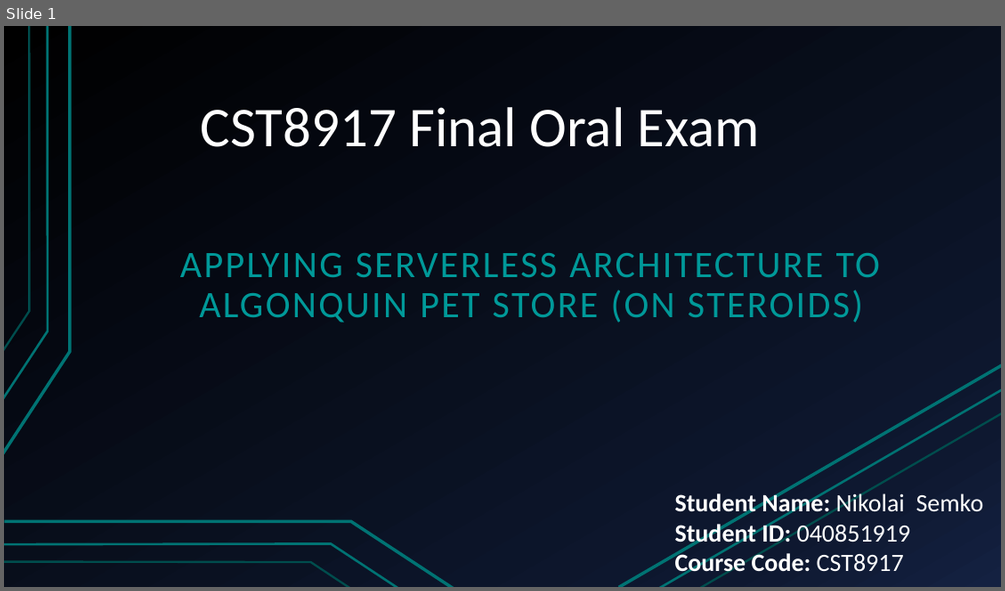
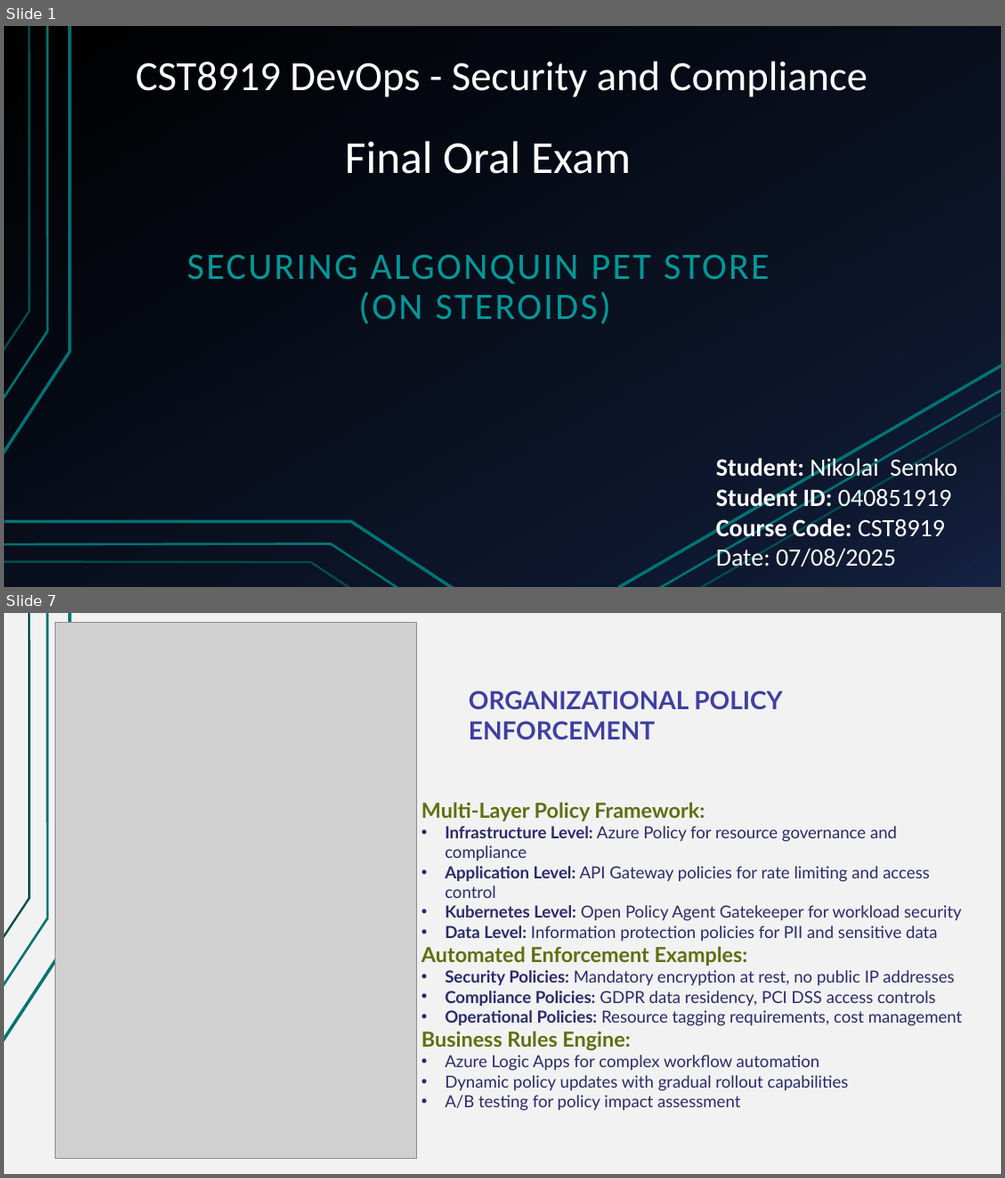
Before and after one commit to Nikolai-Semko/CST8919_Final_Oral_Exam, a slide deck: CST8919_Final_Oral_Exam_Presentation.pptx. Shown one above the other, each under a label of ours: slide 1 before the commit, slides 1 and 7 after it; the slides between them are not shown. The pictures are 1005x591 and 1005x1178 pixels, drawn with LibreOffice and Linux fonts; fonts in the diff are those of the drawing; grey boxes stand for pictures. Boxes give left, top, right and bottom in pixels: in the first picture for what was removed or moved away, otherwise in the second. Text is boxed around its words. In the diff, an @@ line names an element or a change of style, - is before the commit and + after.

```diff
--- a/CST8919_Final_Oral_Exam_Presentation.pptx
+++ b/CST8919_Final_Oral_Exam_Presentation.pptx
@@ slide 7 added at (x1=4, y1=613, x2=1001, y2=1174), background #F2F2F2; not listed: 3 template elements that a slide beside it also shows @@
@@ picture added at (x1=55, y1=623, x2=416, y2=1159) @@
@@ text added at (x1=469, y1=690, x2=782, y2=739), 24 pt, text #3F3FA2, bold @@
+ORGANIZATIONAL POLICY ENFORCEMENT
@@ text added at (x1=421, y1=802, x2=963, y2=1111), 16 pt, text #2A2A6C @@
+Multi-Layer Policy Framework:
+• Infrastructure Level: Azure Policy for resource governance and compliance
+• Application Level: API Gateway policies for rate limiting and access control
+• Kubernetes Level: Open Policy Agent Gatekeeper for workload security
+• Data Level: Information protection policies for PII and sensitive data
+Automated Enforcement Examples:
+• Security Policies: Mandatory encryption at rest, no public IP addresses
+• Compliance Policies: GDPR data residency, PCI DSS access controls
+• Operational Policies: Resource tagging requirements, cost management
+Business Rules Engine:
+• Azure Logic Apps for complex workflow automation
+• Dynamic policy updates with gradual rollout capabilities
+• A/B testing for policy impact assessment
@@ slide 1 changed as well @@
@@ title added at (x1=136, y1=61, x2=867, y2=97), 40 pt, text #FFFFFF @@
+CST8919 DevOps - Security and Compliance
@@ text "Final Oral Exam" at (x1=345, y1=141, x2=631, y2=174): vertical alignment bottom to top @@
@@ text at (x1=345, y1=141, x2=631, y2=174): text changed; size 54 to 44 pt @@
-CST8917 Final Oral Exam
+Final Oral Exam
@@ subtitle at (x1=187, y1=255, x2=769, y2=324): text changed @@
-APPLYING SERVERLESS ARCHITECTURE TO ALGONQUIN PET STORE (ON STEROIDS)
+SECURING ALGONQUIN PET STORE
+(ON STEROIDS)
@@ text at (x1=716, y1=455, x2=957, y2=572): text changed; bold off @@
-Student Name: Nikolai Semko
-Student ID: 040851919
-Course Code: CST8917
+Student: Nikolai Semko
+Student ID: 040851919
+Course Code: CST8919
+Date: 07/08/2025
```
Also in this commit, not shown: 8 other slides added, 10 slides removed, 1 other file.
